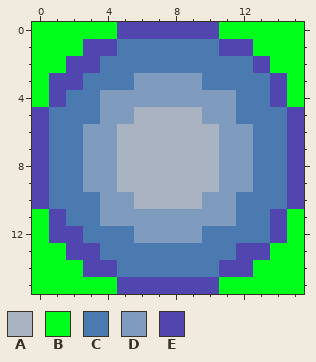
Two versions of one pixel-art sprite, res/marble.png. That is the earlier state.
The file is 16x16 pixels.
Palette (. is transparent): A #aab3c1  B #00ff1b  C #4a7ab0  D #7f9cbe  E #5146b0
Pixels before, first column x 0:
 0 BBBBBEEEEEEBBBBB
 1 BBBEECCCCCCEEBBB
 2 BBEECCCCCCCCCEBB
 3 BEECCCDDDDCCCCEB
 4 BECCDDDDDDDDCCEB
 5 ECCCDDAAAADDCCCE
 6 ECCDDAAAAAADDCCE
 7 ECCDDAAAAAADDCCE
 8 ECCDDAAAAAADDCCE
 9 ECCDDAAAAAADDCCE
10 ECCCDDAAAADDCCCE
11 BECCDDDDDDDDCCEB
12 BEECCCDDDDCCCCEB
13 BBEECCCCCCCCEEBB
14 BBBEECCCCCCEEBBB
15 BBBBBEEEEEEBBBBB
After the commit:
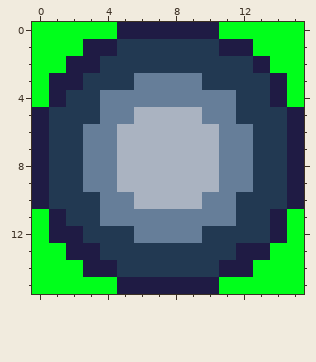
Difference:
colour C: #4a7ab0 -> #223952
colour D: #7f9cbe -> #667e99
colour E: #5146b0 -> #1f1b44
Boxes around the changes in both pictures, in picture pixels (x1, y1, x2, y2):
changed: (32, 22, 304, 294)
